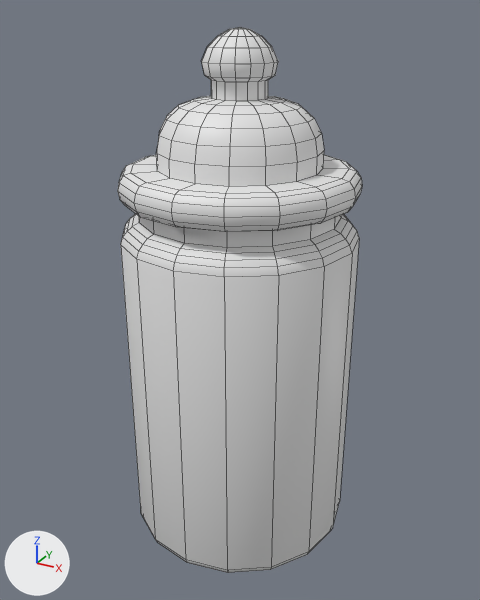
Two versions of the FBX model Assets/Models/Environment/Glass Jar.fbx, one commit apart.
Camera for both pictures: a 50 mm camera at (0.148, -0.268, 0.26) aimed at (0.0, 0.0, 0.126). Lighting does not change. The marker at lower left points along +X, +Y and +Z. Mesh edges are drawn as thin lines. Where no turn or scale is listed for an object, it has been applied to the vertices.

Objects in the first picture: 'Glass Jar'.
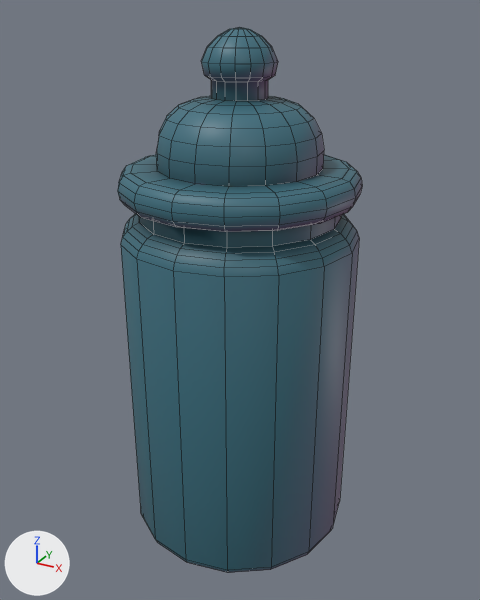
Changed parts and their boxes (x1, y1, x2, y2) in the pictures (480 x 600 px):
```json
{"object": "Glass Jar", "change": "surface changed", "before": [118, 27, 362, 573], "after": [118, 27, 362, 573], "on screen": "grey to cyan"}
```

Edits to the scene script, one JSON object a line:
```json
{"op": "add", "block": "img_glass_jar_glass_jar_diffuse_png", "code": ["img_glass_jar_glass_jar_diffuse_png = load_image('Glass Jar_Glass Jar_Diffuse.png', 'Materials/Glass Jar_Glass Jar_Diffuse.png', 512, 512, 'sRGB')"]}
{"op": "add", "block": "img_glass_jar_glass_jar_normal_png", "code": ["img_glass_jar_glass_jar_normal_png = load_image('Glass Jar_Glass Jar_Normal.png', 'Materials/Glass Jar_Glass Jar_Normal.png', 512, 512, 'Non-Color')"]}
{"op": "add", "block": "mat_glass_jar", "code": "n2 = _N.new('ShaderNodeTexImage'); n2.name = 'Image Texture'"}
{"op": "add", "block": "mat_glass_jar", "code": "n2.image = img_glass_jar_glass_jar_diffuse_png"}
{"op": "add", "block": "mat_glass_jar", "code": "n3 = _N.new('ShaderNodeTexImage'); n3.name = 'Image Texture.001'"}
{"op": "add", "block": "mat_glass_jar", "code": "n3.image = img_glass_jar_glass_jar_normal_png"}
{"op": "add", "block": "mat_glass_jar", "code": "n4 = _N.new('ShaderNodeNormalMap'); n4.name = 'Normal Map'"}
{"block": "mat_glass_jar", "where": "n0 = _N.new('ShaderNodeBsdfPrincipled'); n0.name = 'Principled BSDF'"}
{"op": "add", "block": "mat_glass_jar", "code": "_L.new(n2.outputs[0], n0.inputs[0])  # 'Color' to 'Base Color'"}
{"op": "add", "block": "mat_glass_jar", "code": "_L.new(n3.outputs[0], n4.inputs[1])  # 'Color' to 'Color'"}
{"op": "add", "block": "mat_glass_jar", "code": "_L.new(n4.outputs[0], n0.inputs[5])  # 'Normal' to 'Normal'"}
```
